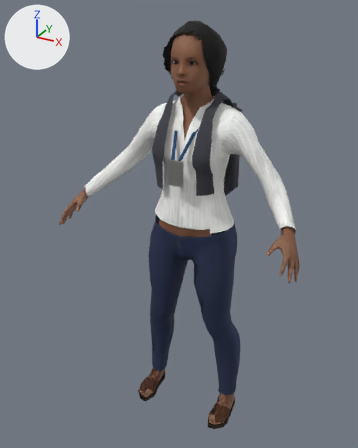
The glTF model godot-chennai/assets/people/student_backpack.glb as it was, and as the next commit left it.
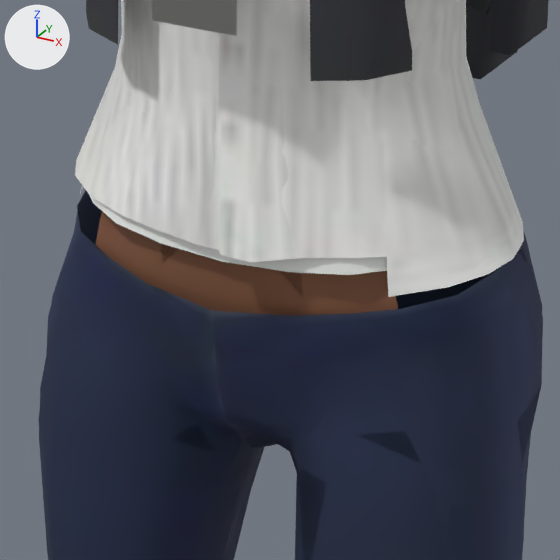
The first picture shows the older version from a 50 mm camera at (0.74, -1.485, 1.488) aimed at (-0.047, -0.053, 0.772). The close-ups show the older and then the newer version on the part from 40% to 67% of the width and 40% to 63% of the height of that picture. Only the edits that show in the close-ups are written down. The lights are fixed; the arrows at upper left show +X, +Y and +Z. Vertices at exactly the same position are counted once.

Names of what the first close-up shows: 'Body', 'Body_LOD1'.
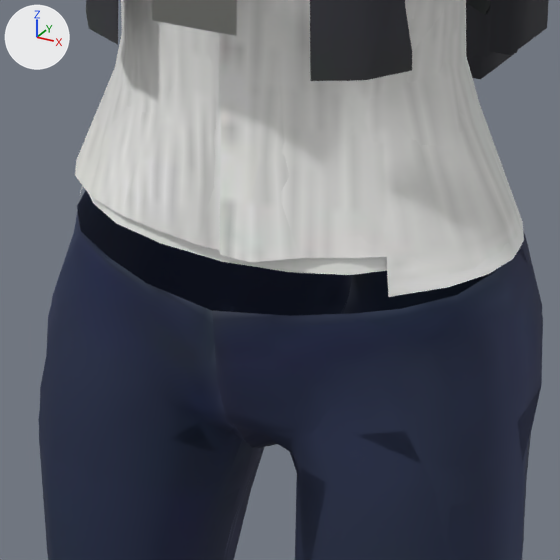
Where the change shows, as pixel boxes [x1, y1, x2, y2] in the close-ups (560 x 560 px):
part 1 of me_body, deleted (brown): before [100, 211, 388, 316]
part 2 of me_body_lod1, deleted: before [96, 222, 398, 316]

The edits, one by one:
me_body is used by ob_body; location (0.0, 0.0, 0.0).
me_body had 6373 vertices, 9698 faces and spanned x -0.438..0.438, y -0.275..0.172, z 0.0..1.448.
me_body now has 6362 vertices, 9698 faces and spans x -0.438..0.438, y -0.275..0.172, z 0.0..1.448.
me_body part 1: the loose piece of 15 vertices spanning x -0.111..0.111, y -0.124..-0.098, z 0.727..0.839 is deleted.
Other edits to the shape of me_body do not show in these pictures.
me_body_lod1 is used by ob_body_lod1; location (0.0, 0.0, 0.0).
me_body_lod1 had 2521 vertices, 3383 faces and spanned x -0.438..0.437, y -0.272..0.172, z 0.0..1.447.
me_body_lod1 now has 2501 vertices, 3382 faces and spans x -0.437..0.437, y -0.272..0.172, z 0.0..1.447.
me_body_lod1 part 2: the loose piece of 12 vertices spanning x -0.111..0.111, y -0.124..-0.098, z 0.727..0.839 is deleted.
Other edits to the shape of me_body_lod1 do not show in these pictures.
